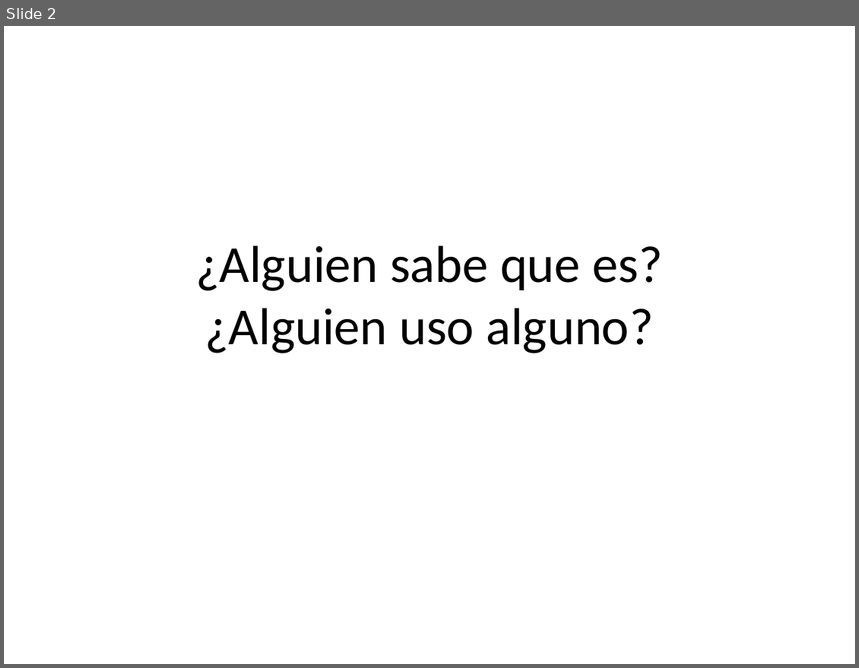
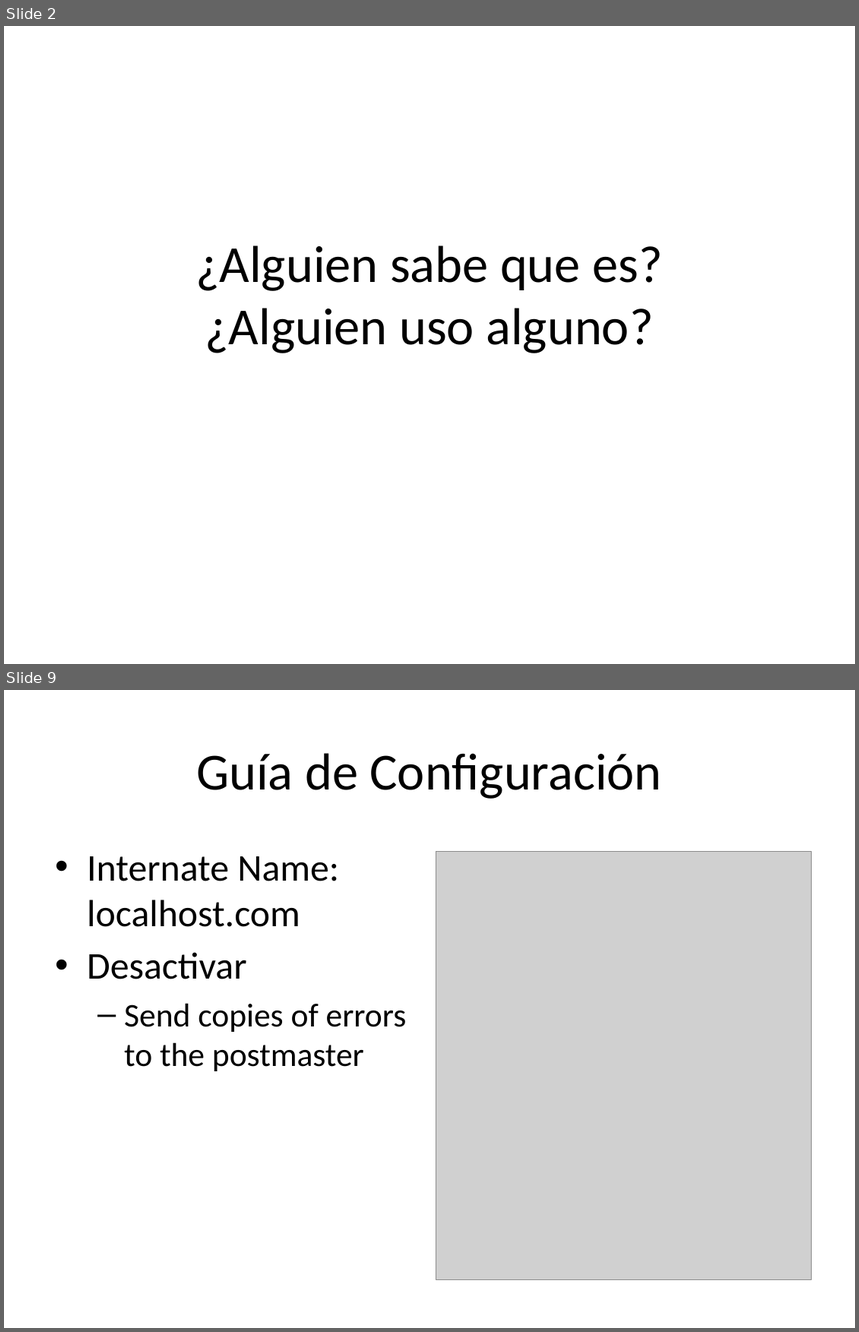
Before and after one commit to Unicen-Tuari/ProgramacionWeb2-2012, a slide deck: Clases/SMTP Server/Configuracion de un SMTP.pptx. Shown one above the other, each under a label of ours: slide 2 before the commit, slides 2 and 9 after it; the slides between them are not shown. The pictures are 859x668 and 859x1332 pixels, drawn with LibreOffice and Linux fonts; fonts in the diff are those of the drawing; grey boxes stand for pictures. Boxes give left, top, right and bottom in pixels: in the first picture for what was removed or moved away, otherwise in the second. Text is boxed around its words. In the diff, an @@ line names an element or a change of style, - is before the commit and + after.

```diff
--- a/Clases/SMTP Server/Configuracion de un SMTP.pptx
+++ b/Clases/SMTP Server/Configuracion de un SMTP.pptx
@@ slide 9 added at (4, 690, 855, 1328), background #FFFFFF @@
@@ title added at (196, 753, 662, 799), 44 pt, text #000000 @@
+Guía de Configuración
@@ text added at (87, 856, 407, 1072), 32 pt, text #000000 @@
+• Internate Name: localhost.com
+• Desactivar
+  – Send copies of errors to the postmaster
@@ picture added at (436, 852, 812, 1280) @@
```
Also in this commit, not shown: 1 slide changed, 19 other slides added, 33 slides removed, 1 other file.
